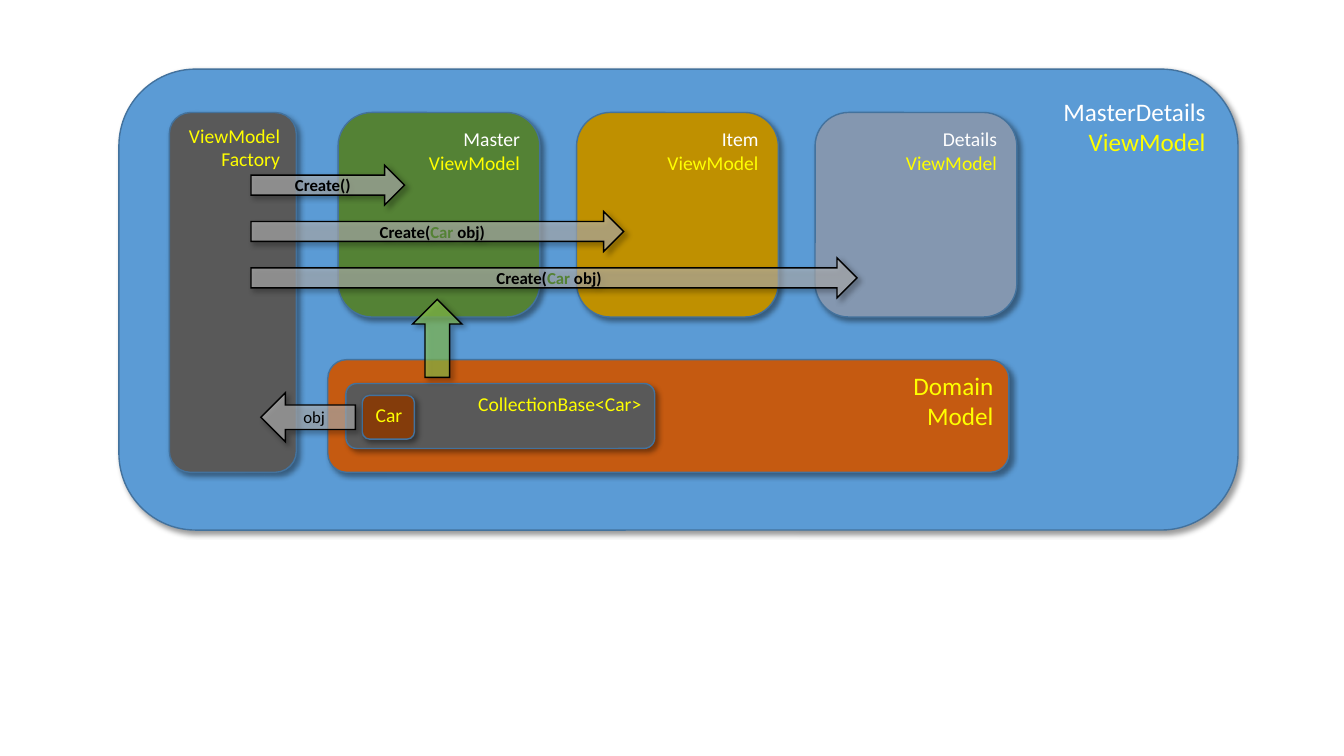
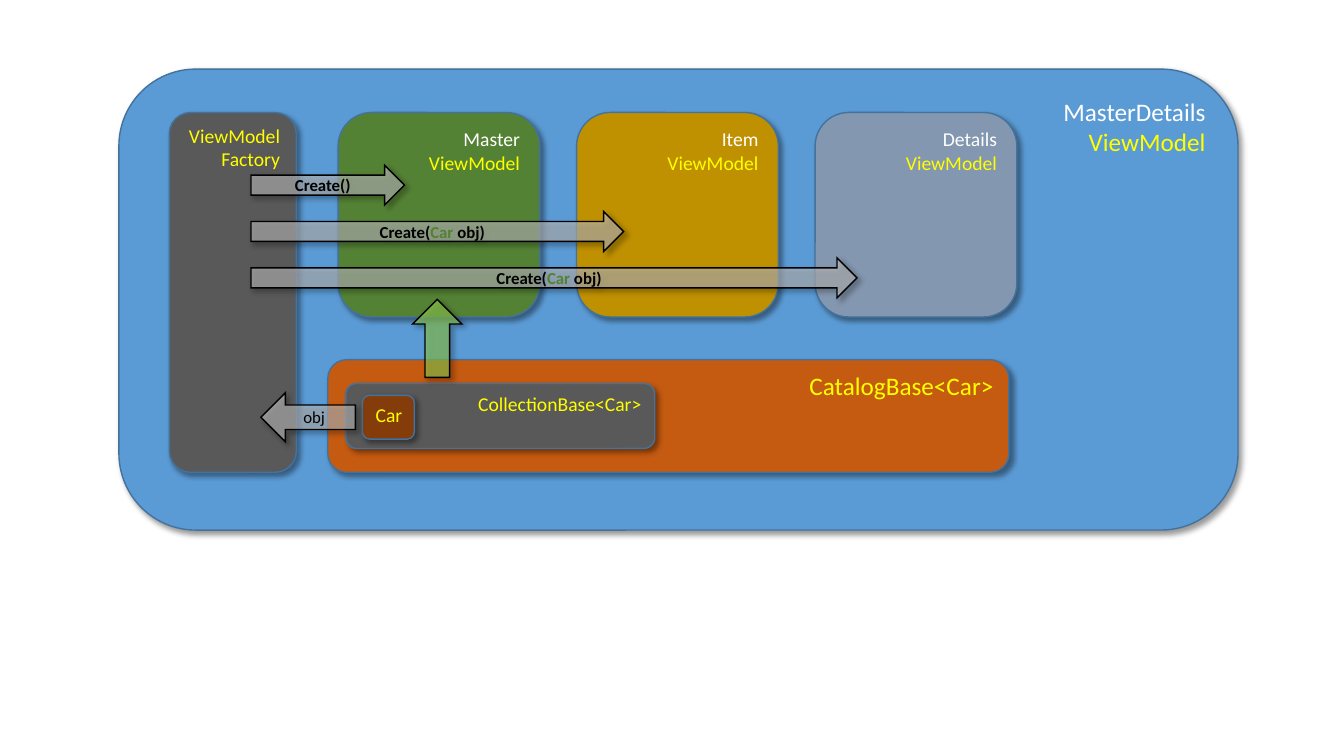
Before and after one commit to perl-easj/MVVMStarter, a slide deck: slide 28 of MVVMStarter/Presentation/MVVMStarter Oversigt.pptx (slide 27 before the commit). Drawn at 1344x756 pixels with LibreOffice and Linux fonts; fonts in the diff are those of the drawing. Boxes give left, top, right and bottom in pixels: in the first picture for what was removed or moved away, otherwise in the second. Text is boxed around its words. In the diff, an @@ line names an element or a change of style, - is before the commit and + after.

Commit message:
Updated DomainModel->Catalog, added section on Filters

```diff
--- a/MVVMStarter/Presentation/MVVMStarter Oversigt.pptx
+++ b/MVVMStarter/Presentation/MVVMStarter Oversigt.pptx
@@ text in rounded rectangle at <box>809,377,993,400</box>: text changed @@
-Domain
-Model
+CatalogBase<Car>
```
Also in this commit, not shown: 16 other slides changed, 6 slides added.
